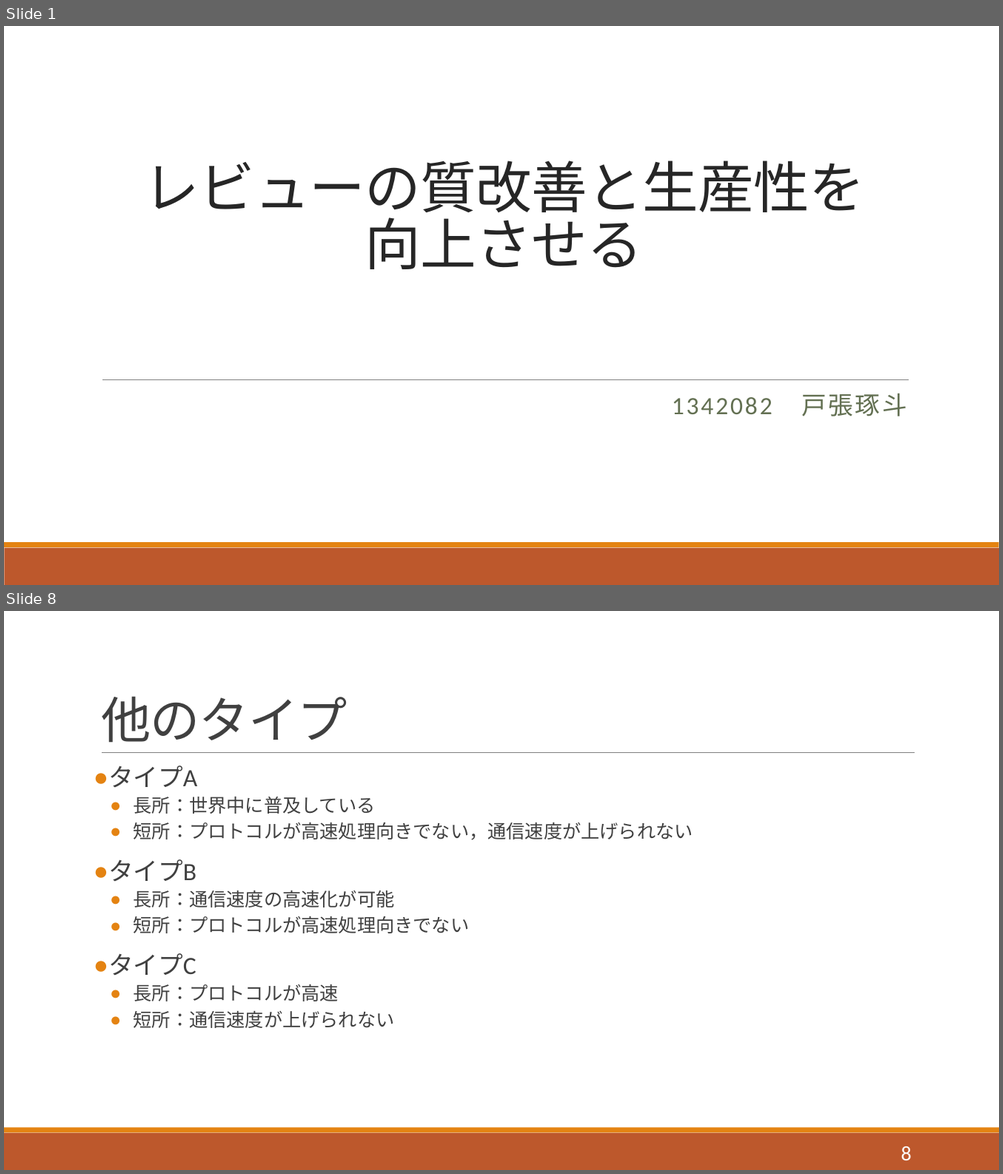
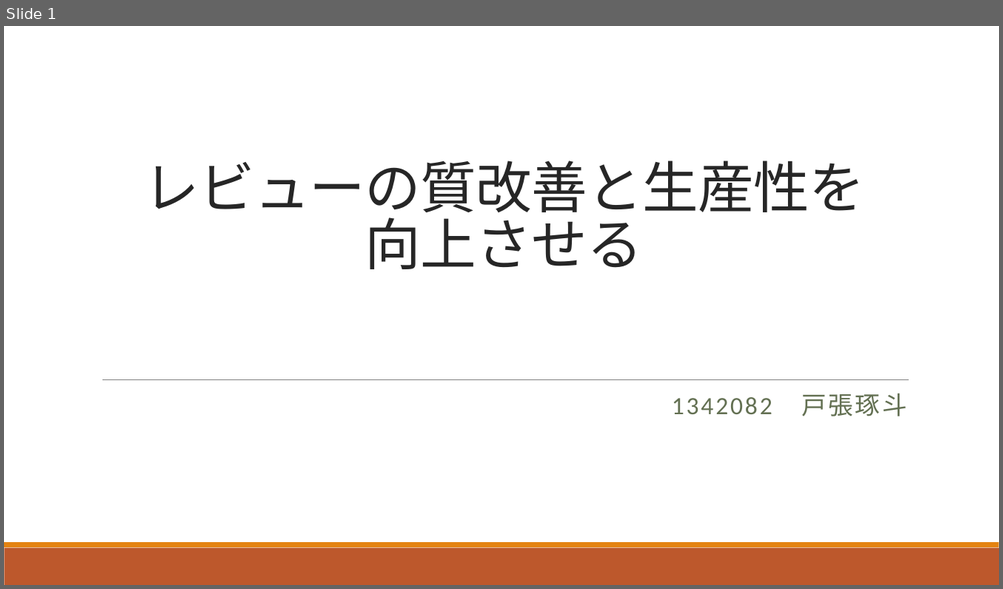
Before and after one commit to horiuchi-lab-teamA/horiuchi-lab-teamA-, a slide deck: ゼミ1/j13/1342082.pptx. Shown one above the other, each under a label of ours: slides 1 and 8 before the commit, slide 1 after it; the slides between them are not shown. The pictures are 1003x1174 and 1003x589 pixels, drawn with LibreOffice and Linux fonts; fonts in the diff are those of the drawing. Boxes give left, top, right and bottom in pixels: in the first picture for what was removed or moved away, otherwise in the second. Text is boxed around its words. In the diff, an @@ line names an element or a change of style, - is before the commit and + after.

```diff
--- a/ゼミ1/j13/1342082.pptx
+++ b/ゼミ1/j13/1342082.pptx
@@ slide 8 removed at [4, 611, 999, 1170], background #FFFFFF; not listed: 2 template elements that a slide beside it also shows @@
@@ title removed at [101, 696, 347, 743] @@
-他のタイプ
@@ line removed from (102, 753) to (915, 753) @@
@@ text removed at [108, 766, 693, 1028] @@
-● タイプA
-  ● 長所：世界中に普及している
-  ● 短所：プロトコルが高速処理向きでない，通信速度が上げられない
-● タイプB
-  ● 長所：通信速度の高速化が可能
-  ● 短所：プロトコルが高速処理向きでない
-● タイプC
-  ● 長所：プロトコルが高速
-  ● 短所：通信速度が上げられない
@@ page number removed at [901, 1147, 911, 1161] @@
-8
```
Also in this commit, not shown: 7 slides changed, 1 other slide removed.
